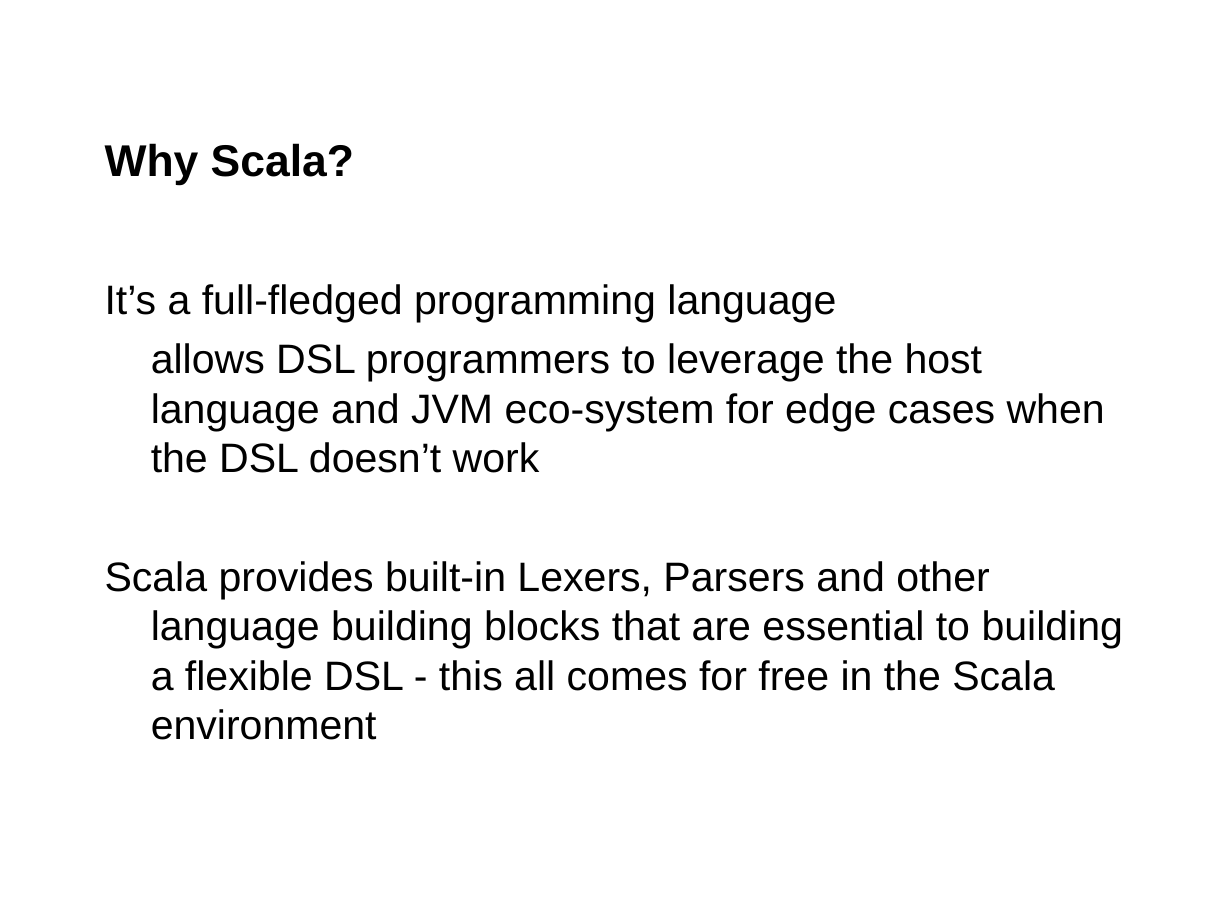
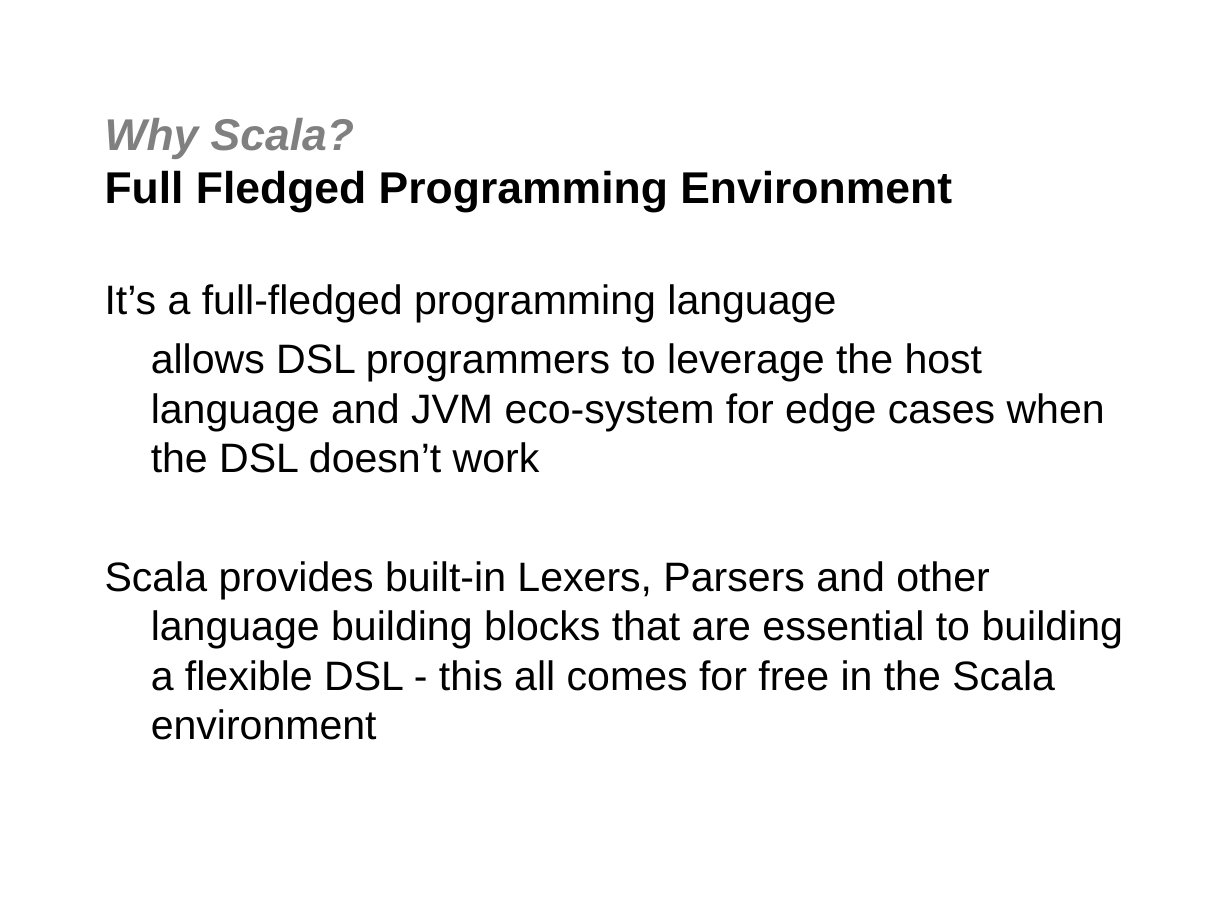
Before and after one commit to jgoodsen/agile2010, a slide deck: slide 7 of 03-scala.ppt. Drawn at 1232x924 pixels with LibreOffice and Linux fonts; fonts in the diff are those of the drawing; background and template pictures are left out. Boxes give left, top, right and bottom in pixels: in the first picture for what was removed or moved away, otherwise in the second. Text is boxed around its words. In the diff, an @@ line names an element or a change of style, - is before the commit and + after.

```diff
--- a/03-scala.ppt
+++ b/03-scala.ppt
@@ title at bbox=[105, 118, 952, 212]: text changed @@
-Why Scala?
+Why Scala?
+Full Fledged Programming Environment
```
Also in this commit, not shown: 2 other slides changed, 3 slides added, 2 slides removed, 7 other files.
